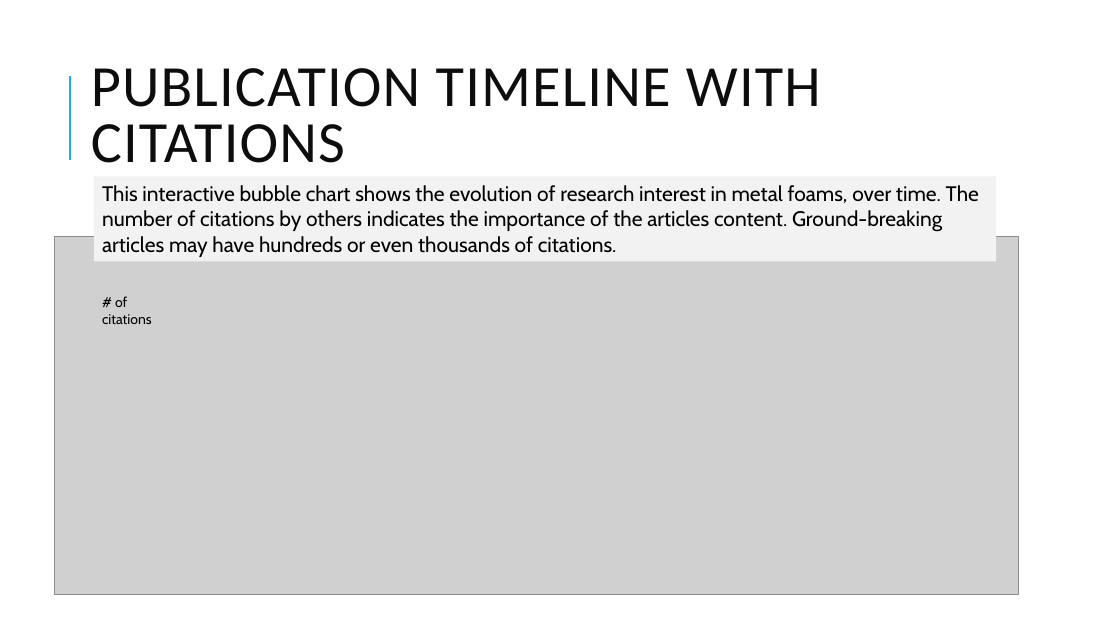
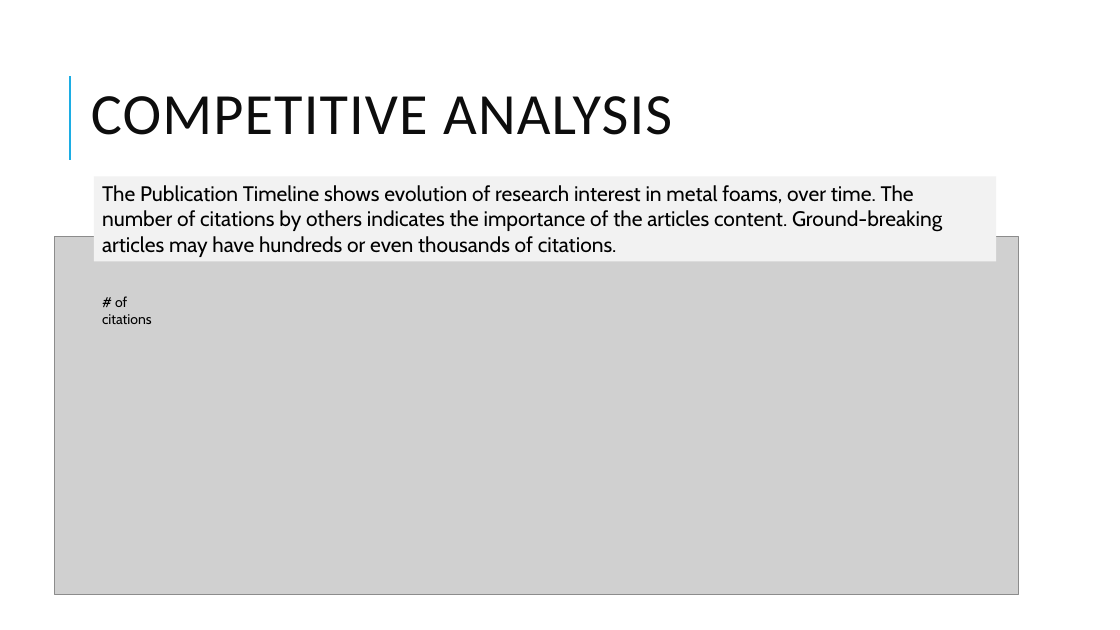
Before and after one commit to sn95033/Project-2-Research-Notebook, a slide deck: slide 6 of Project 2 Presentation.pptx. Drawn at 1120x630 pixels with LibreOffice and Linux fonts; fonts in the diff are those of the drawing; grey boxes stand for pictures. Boxes give left, top, right and bottom in pixels: in the first picture for what was removed or moved away, otherwise in the second. Text is boxed around its words. In the diff, an @@ line names an element or a change of style, - is before the commit and + after.

Commit message:
one more update to powerpoint

```diff
--- a/Project 2 Presentation.pptx
+++ b/Project 2 Presentation.pptx
@@ title at box(91, 96, 672, 135): text changed @@
-PUBLICATION TIMELINE WITH CITATIONS
+COMPETITIVE ANALYSIS
@@ text in rectangle at box(102, 185, 942, 257): text changed @@
-This interactive bubble chart shows the evolution of research interest in metal foams, over time. The number of citations by others indicates the importance of the articles content. Ground-breaking articles may have hundreds or even thousands of citations.
+The Publication Timeline shows evolution of research interest in metal foams, over time. The number of citations by others indicates the importance of the articles content. Ground-breaking articles may have hundreds or even thousands of citations.
```
Also in this commit, not shown: 2 other slides changed.
